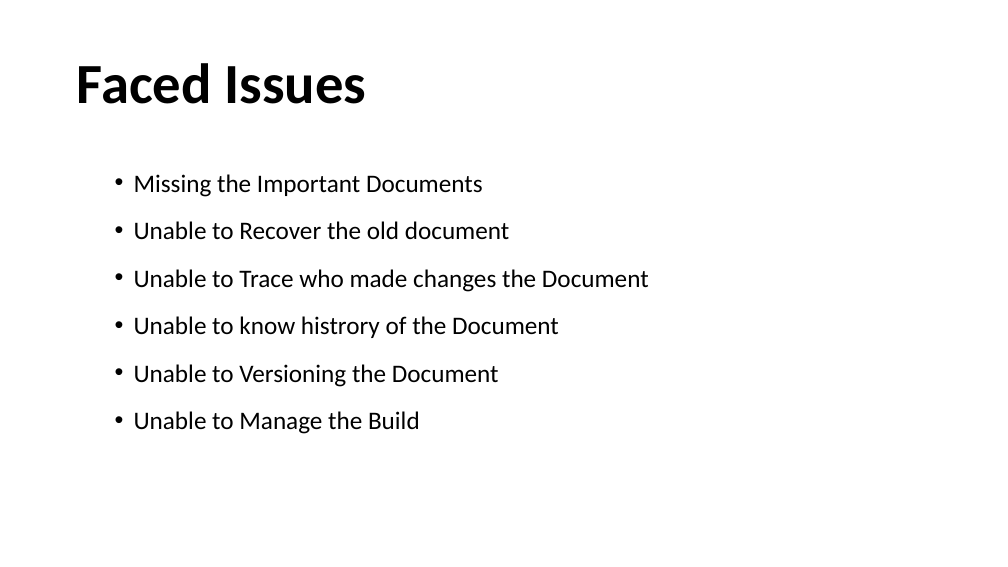
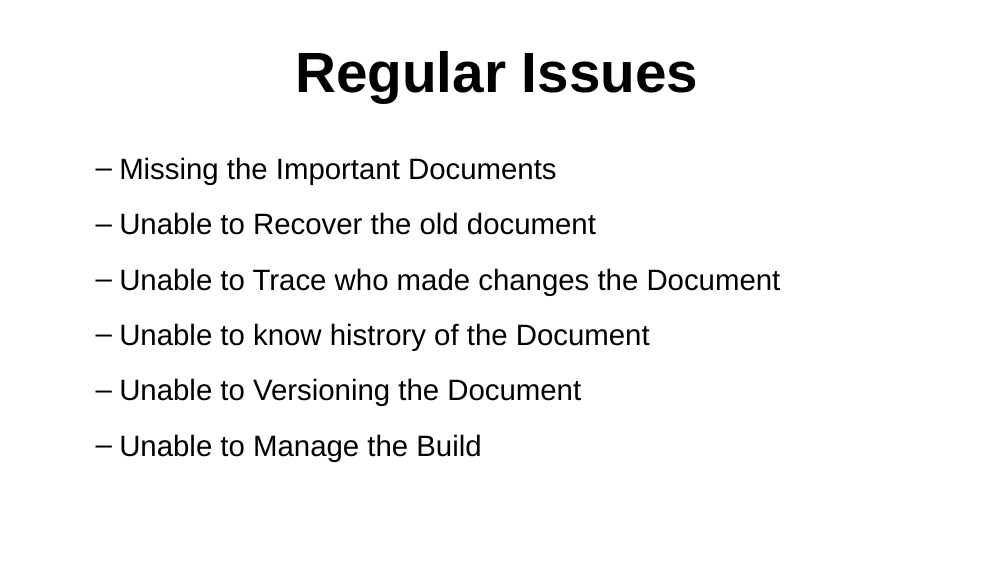
Before and after one commit to ATE186-Murali/PPT, a slide deck: slide 2 of Github.pptx. Drawn at 1008x567 pixels with LibreOffice and Linux fonts; fonts in the diff are those of the drawing. Boxes give left, top, right and bottom in pixels: in the first picture for what was removed or moved away, otherwise in the second. Text is boxed around its words. In the diff, an @@ line names an element or a change of style, - is before the commit and + after.

```diff
--- a/Github.pptx
+++ b/Github.pptx
@@ title at (x1=295, y1=51, x2=698, y2=102): text changed; font Calibri to Arial @@
-Faced Issues
+Regular Issues
@@ text "Missing the Important Documents" moved from (x1=134, y1=174, x2=649, y2=434) to (x1=119, y1=157, x2=781, y2=461) @@
@@ text "Missing the Important Documents" at (x1=119, y1=157, x2=781, y2=461): size 24 to 28 pt, font Calibri to Arial; bullet • to – @@
```
Also in this commit, not shown: 1 other slide changed, 1 slide added, 1 other file.
